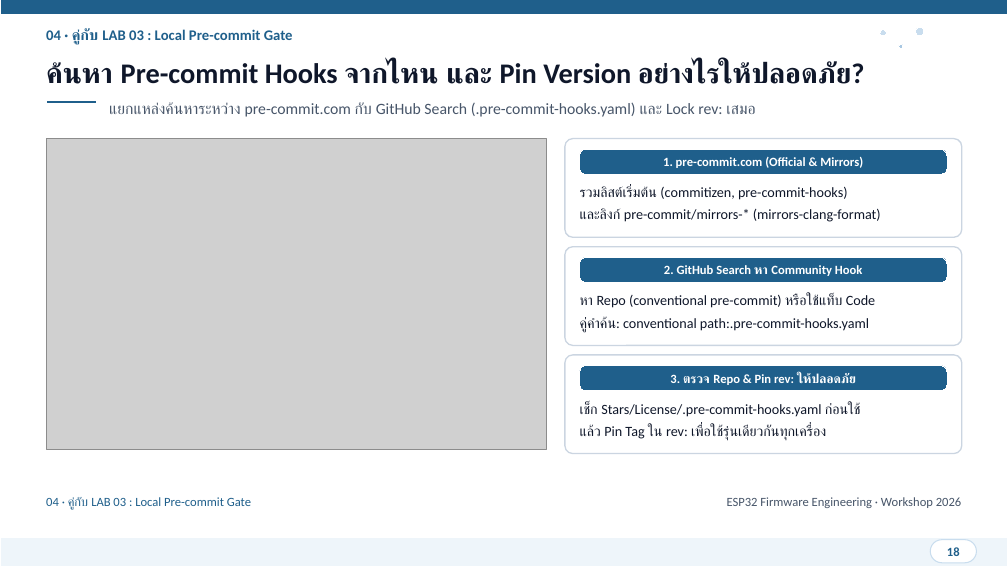
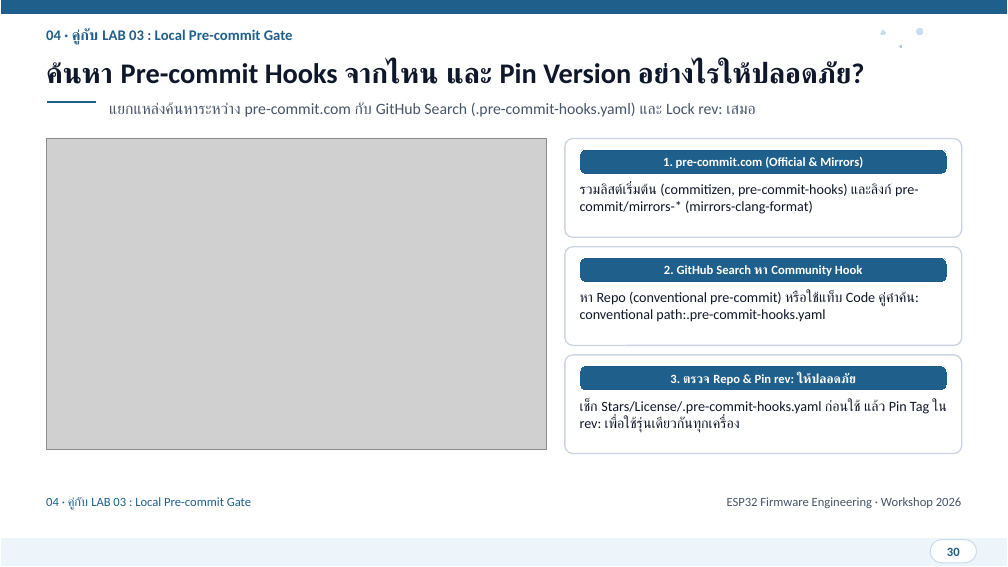
Before and after one commit to FreshmanMentor/git-practice, a slide deck: slide 30 of presentation/ESP32_Git_CICD_Workshop.pptx (slide 18 before the commit). Drawn at 1008x567 pixels with LibreOffice and Linux fonts; fonts in the diff are those of the drawing; grey boxes stand for pictures. Boxes give left, top, right and bottom in pixels: in the first picture for what was removed or moved away, otherwise in the second. Text is boxed around its words. In the diff, an @@ line names an element or a change of style, - is before the commit and + after.

```diff
--- a/presentation/ESP32_Git_CICD_Workshop.pptx
+++ b/presentation/ESP32_Git_CICD_Workshop.pptx
@@ text at [580,183,919,214]: text changed @@
-รวมลิสต์เริ่มต้น (commitizen, pre-commit-hooks)
-และลิงก์ pre-commit/mirrors-* (mirrors-clang-format)
+รวมลิสต์เริ่มต้น (commitizen, pre-commit-hooks) และลิงก์ pre-commit/mirrors-* (mirrors-clang-format)
@@ text at [580,291,918,322]: text changed @@
-หา Repo (conventional pre-commit) หรือใช้แท็บ Code
-คู่คำค้น: conventional path:.pre-commit-hooks.yaml
+หา Repo (conventional pre-commit) หรือใช้แท็บ Code คู่คำค้น: conventional path:.pre-commit-hooks.yaml
@@ text at [580,399,947,432]: text changed @@
-เช็ก Stars/License/.pre-commit-hooks.yaml ก่อนใช้
-แล้ว Pin Tag ใน rev: เพื่อใช้รุ่นเดียวกันทุกเครื่อง
+เช็ก Stars/License/.pre-commit-hooks.yaml ก่อนใช้ แล้ว Pin Tag ใน rev: เพื่อใช้รุ่นเดียวกันทุกเครื่อง
@@ text at [947,547,960,556]: text changed @@
-18
+30
```
Also in this commit, not shown: 27 other slides changed, 11 slides added, 1 other file.
